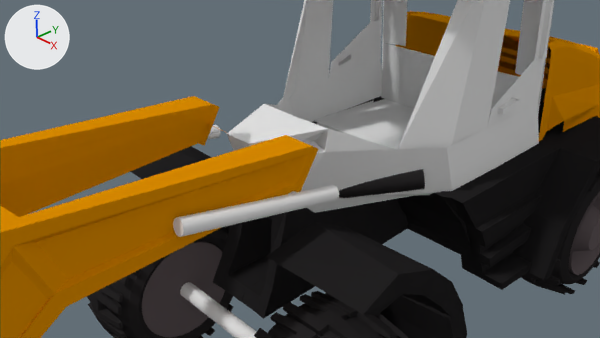
One commit to the Blender file Models/Vehicles/Land/LIEBHERRL538/LIEBHERRL538.blend: the scene before it, then after it.
One viewpoint serves both versions: the file's camera 'Camera'. Every picture has the same lights, and +X, +Y and +Z are marked at upper left.

Before the edit, the objects in view are built like this:
```python
ob_backleftrim = bpy.data.objects.new('backLeftRim', me_cylinder_005)
ob_backleftrim.parent = ob_righttoptire
ob_backleftrim.location = (2.23, -1.099, -2.333)
ob_backleftrim.rotation_euler = (0.0, -1.571, 0.0)  # degrees (0, -90, 0)
ob_backleftrim.scale = (1.0, 1.0, 0.729)
ob_leftliftpistonhouse = bpy.data.objects.new('LeftliftPistonHouse', me_cylinder_007)
ob_leftliftpistonhouse.location = (1.3, -2.77, 1.04)
ob_leftliftpistonhouse.rotation_euler = (1.274, 0.947, -0.3)  # degrees (73, 54, -17)
ob_leftliftpistonhouse.scale = (0.123, 0.123, 1.34)
ob_leftliftpistonrod = bpy.data.objects.new('LeftliftPistonRod', me_cylinder_006)
ob_leftliftpistonrod.location = (1.55, 1.71, 0.26)
ob_leftliftpistonrod.rotation_euler = (1.685, 0.153, -0.719)  # degrees (97, 8.8, -41)
ob_leftliftpistonrod.scale = (0.202, 0.202, 1.52)
ob_rightliftpistonhouse = bpy.data.objects.new('RightliftPistonHouse', me_cylinder_009)
ob_rightliftpistonhouse.location = (-1.54, -2.64, 1.13)
ob_rightliftpistonhouse.rotation_euler = (1.247, -0.913, 0.284)  # degrees (71, -52, 16)
ob_rightliftpistonhouse.scale = (0.123, 0.123, 1.34)
# also in view: 'LoaderLiftArm' at (-0.11, -3.42, 0.44); 'Chassis' at (-0.05, 4.43, -1.17); 'rightTopTire' at (-2.23, -1.11, -2.3); 'Cab' at (-0.05, 2.2, 1.77); 'frontAxle' at (0.02, -1.11, -2.33)
```
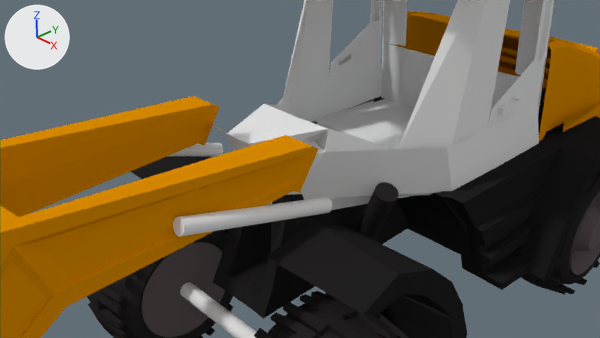
The newer file is also turned or shifted as a whole; pictures and numbers use the older file's frame.

Boxes [x1, y1, x2, y2] around the edits, measured in the pictures (600 x 338 px):
'LeftliftPistonHouse', turned: before [173, 185, 339, 237]; after [173, 197, 332, 237]
'LeftliftPistonRod', moved, turned: before [339, 169, 425, 198]; after [355, 182, 399, 241]
'RightliftPistonHouse', turned: before [207, 125, 220, 140]; after [169, 143, 223, 156]

The change, as a list of edits to the scene's bpy script:
```text
Change ob_rightliftpistonhouse:
    ob_rightliftpistonhouse.rotation_euler: (1.247, -0.913, 0.284) -> (1.058, -0.9, 0.379)  # degrees (71, -52, 16) -> degrees (61, -52, 22)
Change ob_leftliftpistonrod:
    ob_leftliftpistonrod.location: (1.55, 1.71, 0.26) -> (1.36, 1.06, 0.01)
    ob_leftliftpistonrod.rotation_euler: (1.685, 0.153, -0.719) -> (3.138, 0.461, -0.264)  # degrees (97, 8.8, -41) -> degrees (180, 26, -15)
Change ob_leftliftpistonhouse:
    ob_leftliftpistonhouse.rotation_euler: (1.274, 0.947, -0.3) -> (1.12, 0.932, -0.388)  # degrees (73, 54, -17) -> degrees (64, 53, -22)
```
